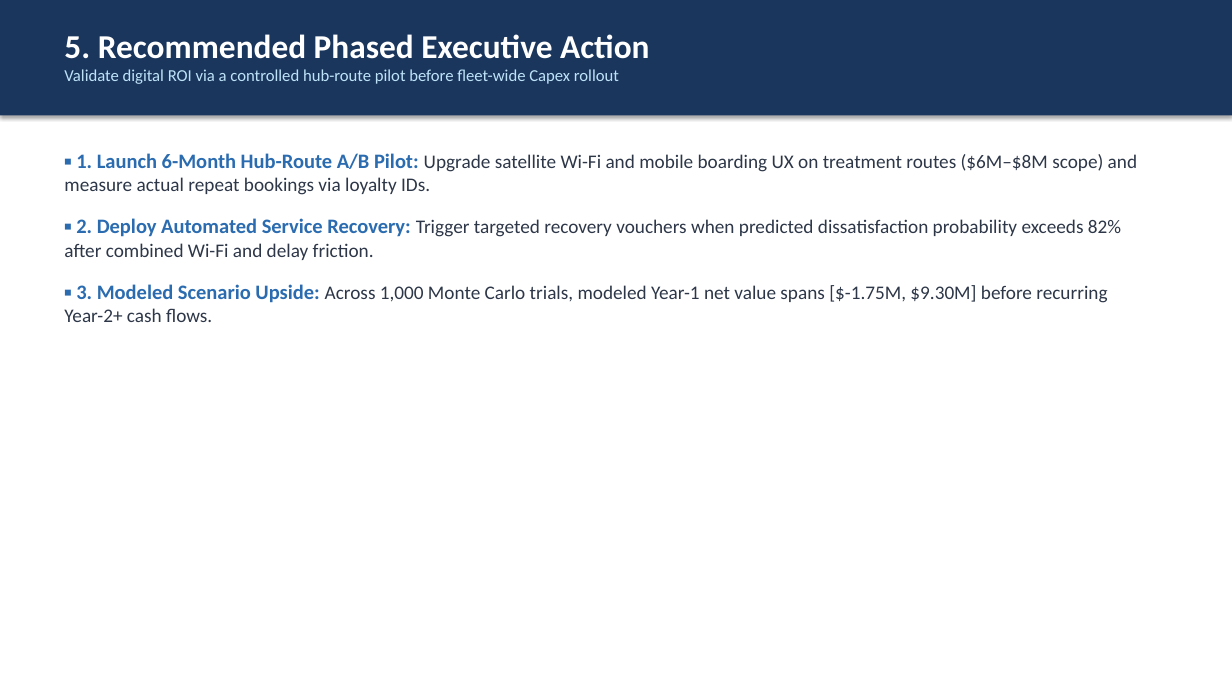
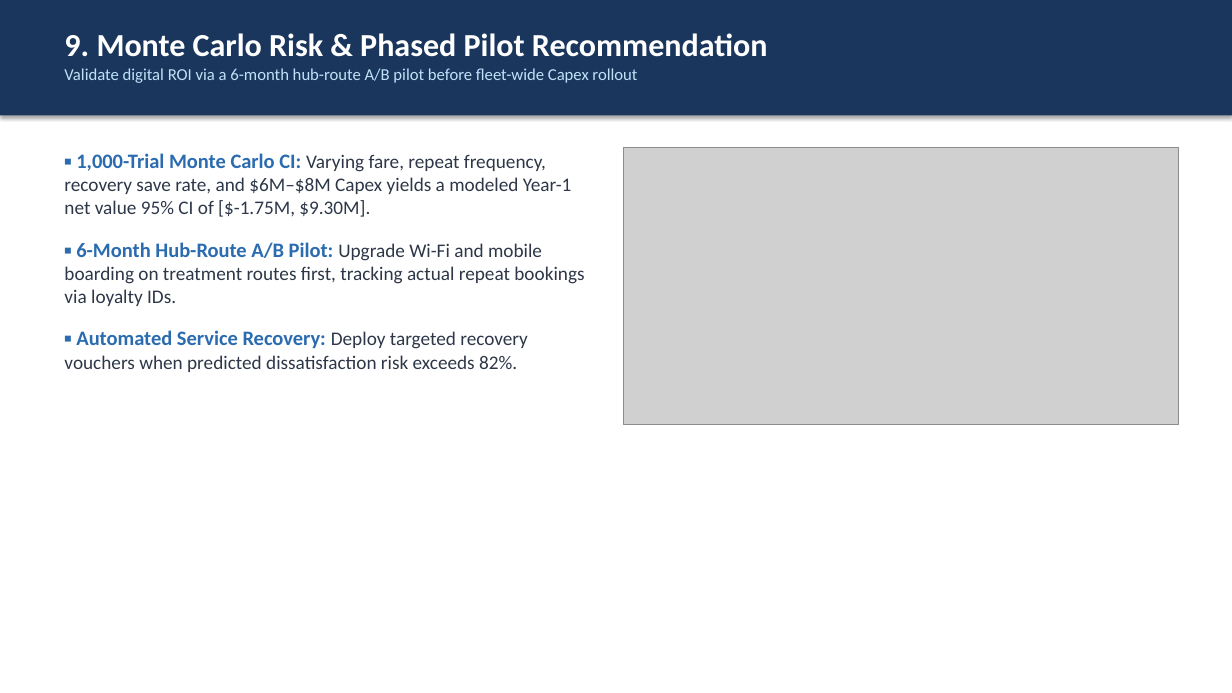
Before and after one commit to Ignacio-Flores-III/airline-passenger-satisfaction-prediction, a slide deck: slide 10 of reports/Stakeholder_Presentation.pptx (slide 6 before the commit). Drawn at 1232x693 pixels with LibreOffice and Linux fonts; fonts in the diff are those of the drawing; grey boxes stand for pictures. Boxes give left, top, right and bottom in pixels: in the first picture for what was removed or moved away, otherwise in the second. Text is boxed around its words. In the diff, an @@ line names an element or a change of style, - is before the commit and + after.

```diff
--- a/reports/Stakeholder_Presentation.pptx
+++ b/reports/Stakeholder_Presentation.pptx
@@ text at (64, 33, 767, 83): text changed @@
-5. Recommended Phased Executive Action
-Validate digital ROI via a controlled hub-route pilot before fleet-wide Capex rollout
+9. Monte Carlo Risk & Phased Pilot Recommendation
+Validate digital ROI via a 6-month hub-route A/B pilot before fleet-wide Capex rollout
@@ picture added at (624, 148, 1178, 425) @@
@@ text at (64, 153, 584, 372): text changed @@
-▪ 1. Launch 6-Month Hub-Route A/B Pilot: Upgrade satellite Wi-Fi and mobile boarding UX on treatment routes ($6M–$8M scope) and measure actual repeat bookings via loyalty IDs.
-▪ 2. Deploy Automated Service Recovery: Trigger targeted recovery vouchers when predicted dissatisfaction probability exceeds 82% after combined Wi-Fi and delay friction.
-▪ 3. Modeled Scenario Upside: Across 1,000 Monte Carlo trials, modeled Year-1 net value spans [$-1.75M, $9.30M] before recurring Year-2+ cash flows.
+▪ 1,000-Trial Monte Carlo CI: Varying fare, repeat frequency, recovery save rate, and $6M–$8M Capex yields a modeled Year-1 net value 95% CI of [$-1.75M, $9.30M].
+▪ 6-Month Hub-Route A/B Pilot: Upgrade Wi-Fi and mobile boarding on treatment routes first, tracking actual repeat bookings via loyalty IDs.
+▪ Automated Service Recovery: Deploy targeted recovery vouchers when predicted dissatisfaction risk exceeds 82%.
```
Also in this commit, not shown: 4 other slides changed, 5 slides added, 1 slide removed, 2 other files.
